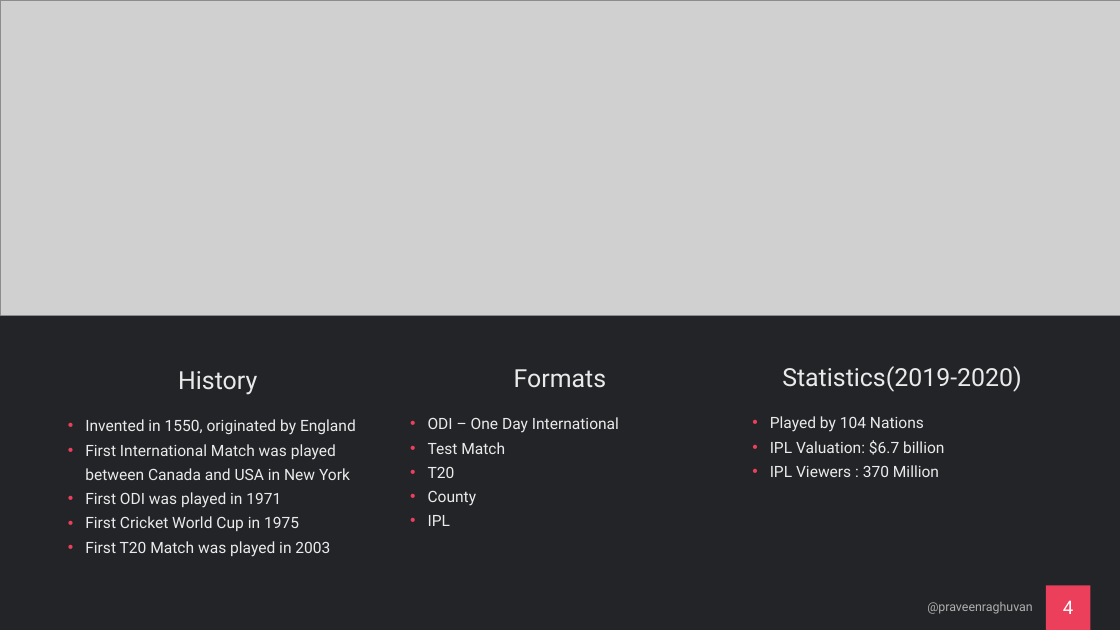
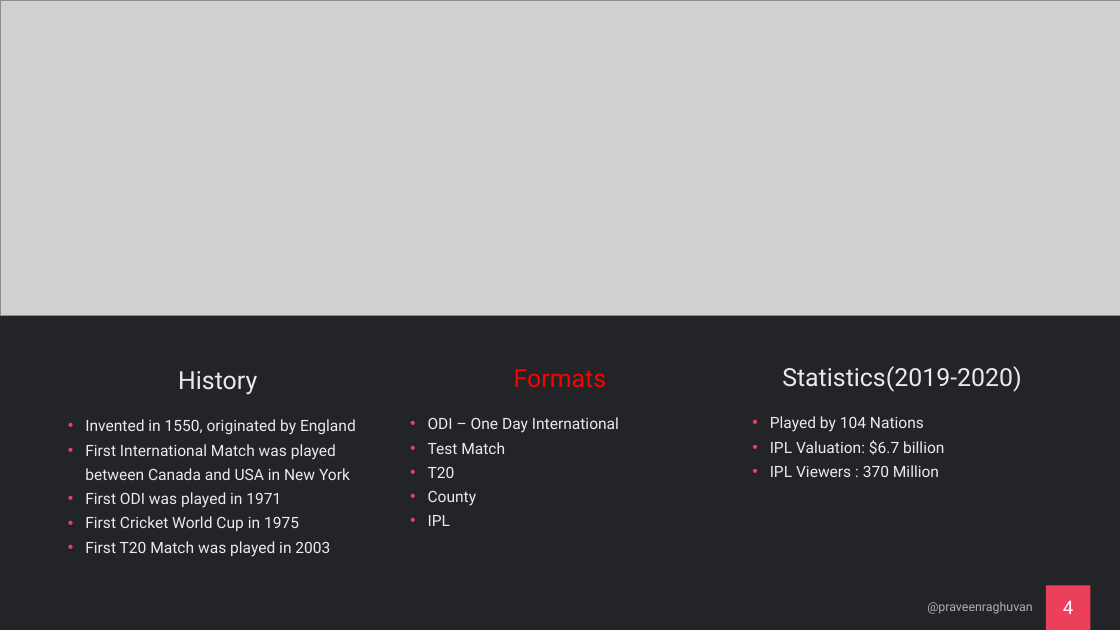
Before and after one commit to praveenraghuvanshi/tech-sessions, a slide deck: slide 4 of 16062021-Global-AI-Community-2021/cricket-analytics.pptx. Drawn at 1120x630 pixels with LibreOffice and Linux fonts; fonts in the diff are those of the drawing; grey boxes stand for pictures. Boxes give left, top, right and bottom in pixels: in the first picture for what was removed or moved away, otherwise in the second. Text is boxed around its words. In the diff, an @@ line names an element or a change of style, - is before the commit and + after.

```diff
--- a/16062021-Global-AI-Community-2021/cricket-analytics.pptx
+++ b/16062021-Global-AI-Community-2021/cricket-analytics.pptx
@@ text "Formats" at [514, 369, 606, 388]: text colour #EAEAEA to #FF0000 @@
```
Also in this commit, not shown: 6 other slides changed, 2 slides added, 14 other files.
